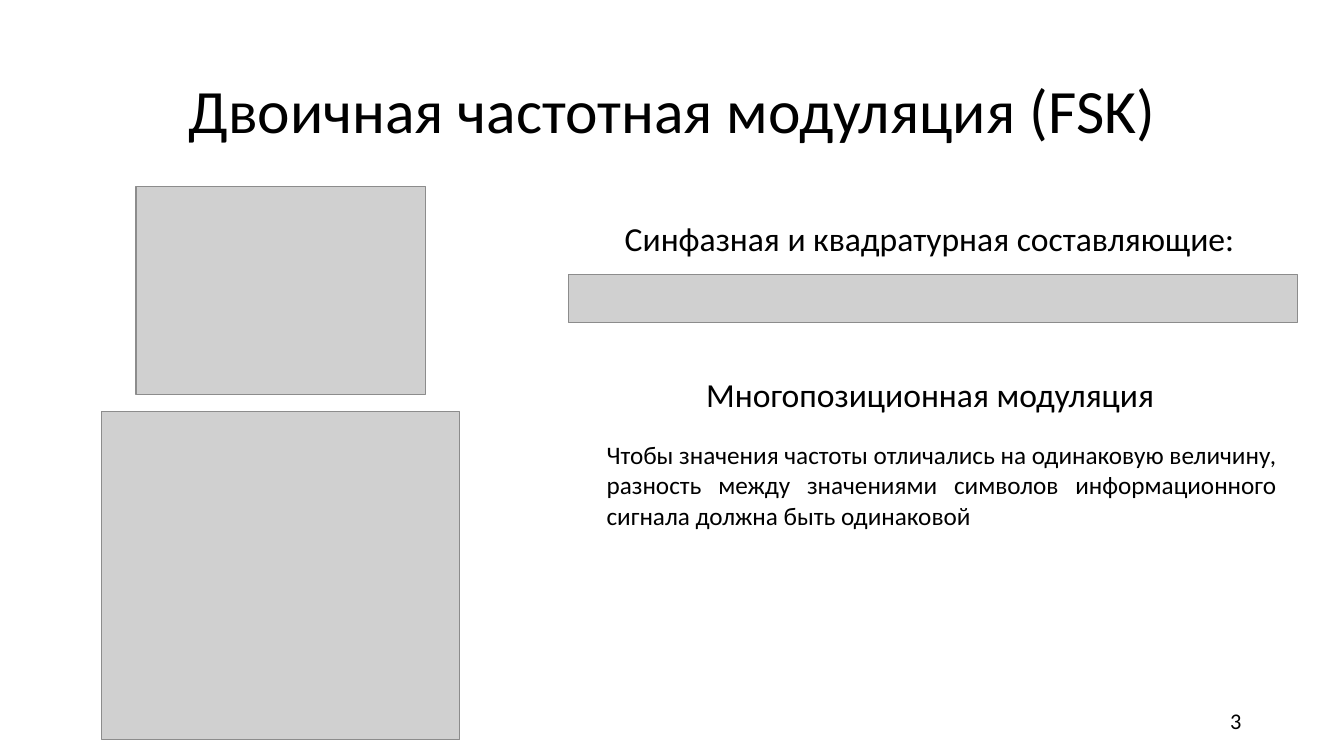
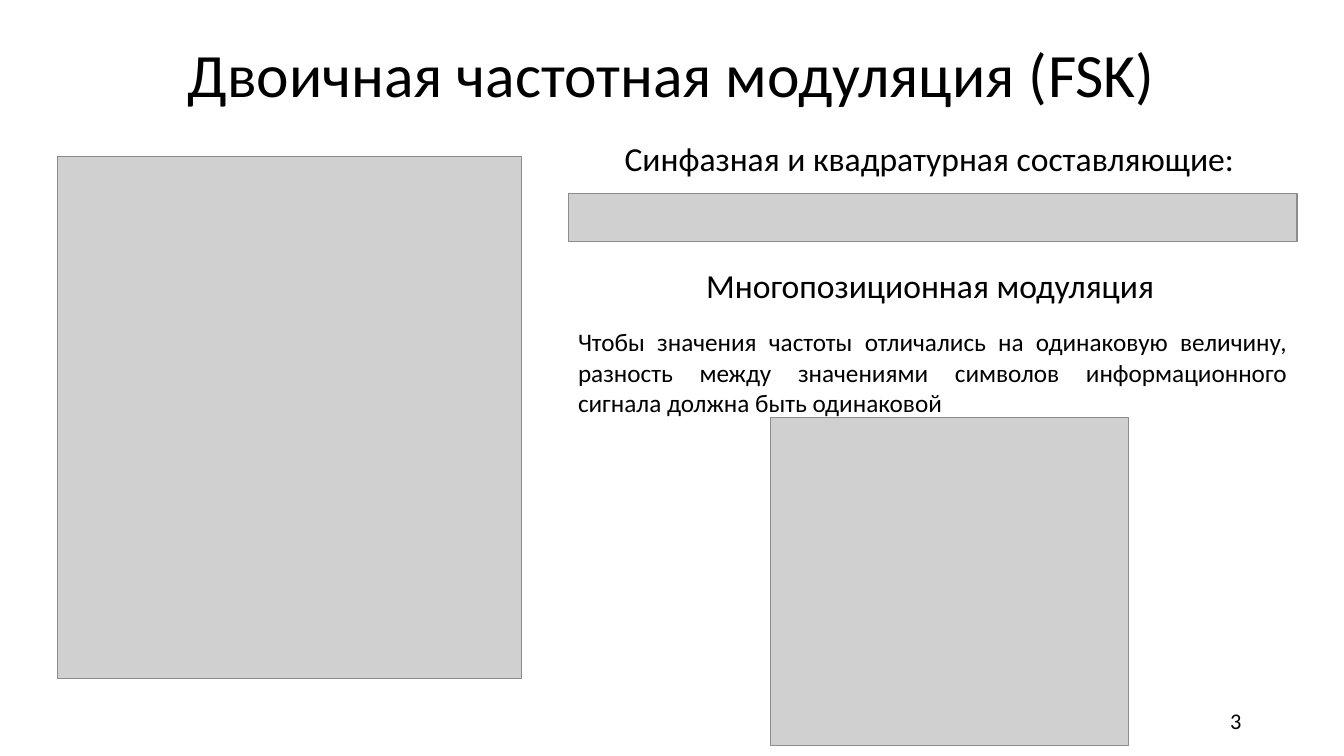
Before and after one commit to liveinscarlet/Study, a slide deck: slide 3 of Аверина/Нелинейная цифровая модуляция.pptx. Drawn at 1344x756 pixels with LibreOffice and Linux fonts; fonts in the diff are those of the drawing; grey boxes stand for pictures. Boxes give left, top, right and bottom in pixels: in the first picture for what was removed or moved away, otherwise in the second. Text is boxed around its words. In the diff, an @@ line names an element or a change of style, - is before the commit and + after.

```diff
--- a/Аверина/Нелинейная цифровая модуляция.pptx
+++ b/Аверина/Нелинейная цифровая модуляция.pptx
@@ title "Двоичная частотная модуляция (FSK)": place and size @@
-title "Двоичная частотная модуляция (FSK)" at bbox=[188, 88, 1155, 143]
+title "Двоичная частотная модуляция (FSK)" at bbox=[188, 52, 1154, 107]
@@ text "Синфазная и квадратурная составляющие:": place and size @@
-text "Синфазная и квадратурная составляющие:" at bbox=[625, 228, 1234, 257]
+text "Синфазная и квадратурная составляющие:" at bbox=[625, 148, 1234, 177]
@@ picture added at bbox=[57, 156, 521, 679] @@
@@ picture removed at bbox=[136, 187, 426, 394] @@
@@ picture added at bbox=[569, 194, 1298, 242] @@
@@ text "Многопозиционная модуляция": place and size @@
-text "Многопозиционная модуляция" at bbox=[706, 385, 1154, 413]
+text "Многопозиционная модуляция" at bbox=[706, 276, 1154, 304]
@@ picture removed at bbox=[569, 274, 1298, 323] @@
@@ text "Чтобы значения частоты отличались на ..." rewrapped from bbox=[607, 447, 1276, 529] to bbox=[578, 334, 1287, 418] @@
@@ picture: place and size @@
-picture at bbox=[102, 411, 460, 739]
+picture at bbox=[770, 417, 1128, 745]
```
Also in this commit, not shown: 1 other slide changed, 6 slides added.
